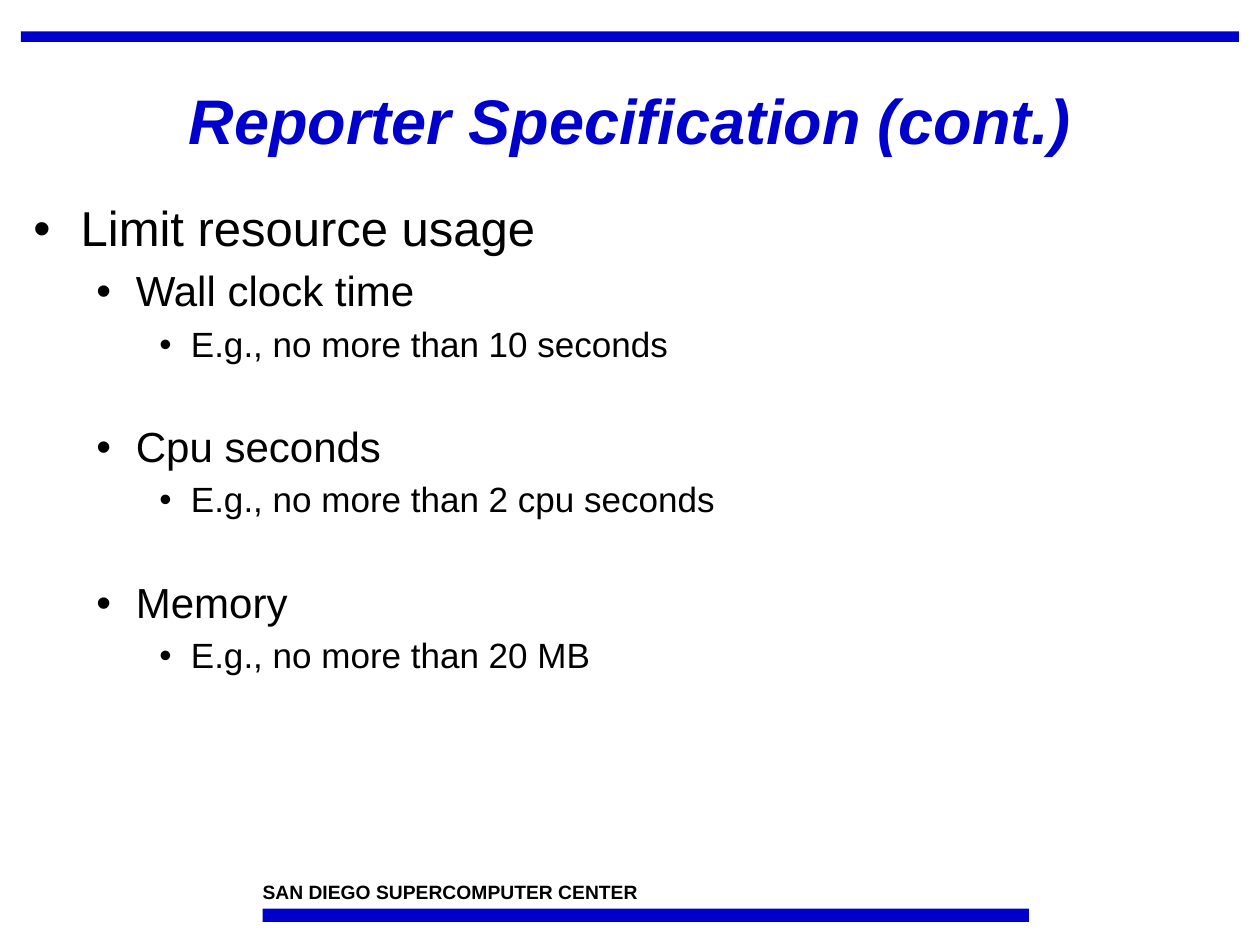
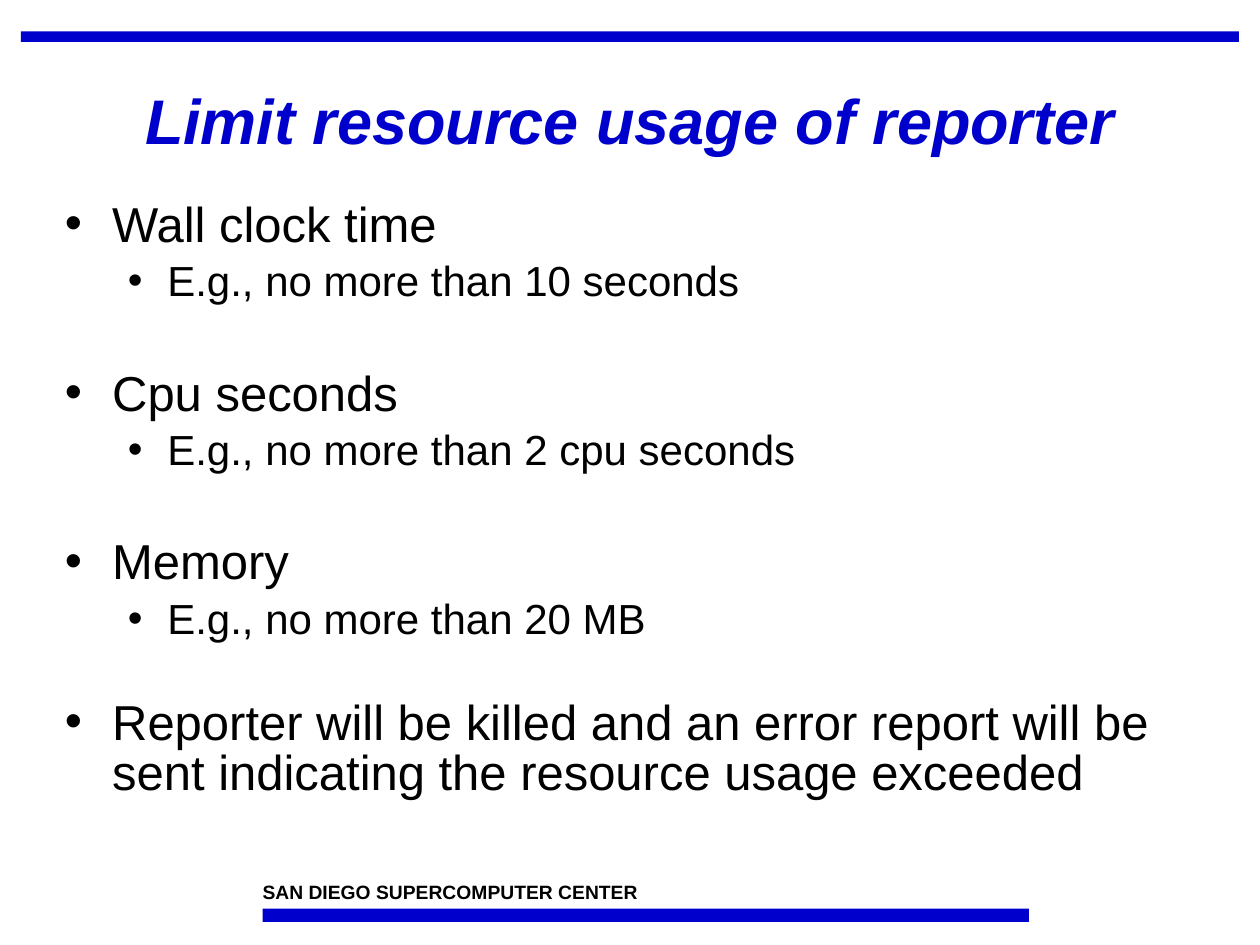
Before and after one commit to IncaProject/inca-xsede, a slide deck: slide 19 of talks/feb-06-workshop/control.ppt (slide 16 before the commit). Drawn at 1260x945 pixels with LibreOffice and Linux fonts; fonts in the diff are those of the drawing; background and template pictures are left out. Boxes give left, top, right and bottom in pixels: in the first picture for what was removed or moved away, otherwise in the second. Text is boxed around its words. In the diff, an @@ line names an element or a change of style, - is before the commit and + after.

```diff
--- a/talks/feb-06-workshop/control.ppt
+++ b/talks/feb-06-workshop/control.ppt
@@ title at [145, 98, 1114, 156]: text changed @@
-Reporter Specification (cont.)
+Limit resource usage of reporter
@@ text "Wall clock time": place and size @@
-text "Wall clock time" at [81, 210, 714, 675]
+text "Wall clock time" at [112, 206, 1148, 800]
@@ text at [112, 206, 795, 643]: size 24 to 28 pt in "Wall clock time", "Cpu seconds", "Memory"; size 20 to 24 pt in "E.g., no more than 10 seconds", "E.g., no more than 2 cpu seconds", "E.g., no more than 20 MB"; list level 2 to 1 in "Wall clock time"; line spacing 0.95 to 0.85; list level 3 to 2 in "E.g., no more than 10 ..."; list level 2 to 1 in "Cpu seconds"; list level 3 to 2 in "E.g., no more than 2 ..."; list level 2 to 1 in "Memory"; list level 3 to 2 in "E.g., no more than 20 ..." @@
@@ text at [81, 210, 535, 256]: paragraph removed @@
-• Limit resource usage
@@ text at [112, 704, 1148, 800]: paragraph added @@
+• Reporter will be killed and an error report will be sent indicating the resource usage exceeded
```
Also in this commit, not shown: 12 other slides changed, 11 slides added, 9 slides removed.
